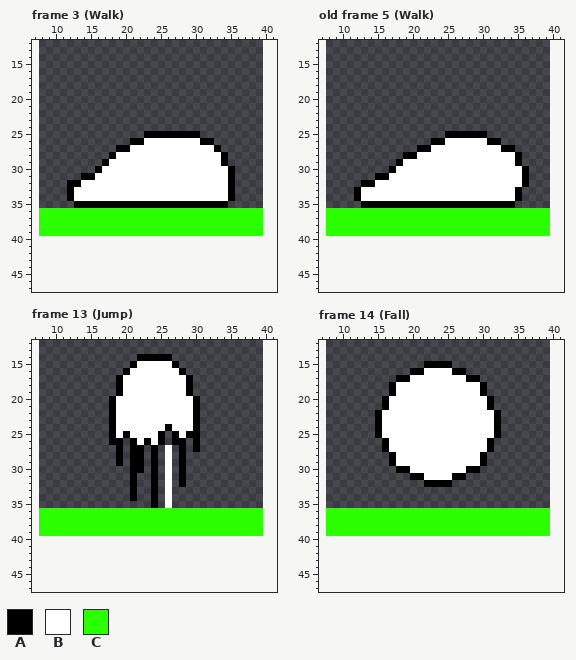
Two states of a pixel-art file, examples/platformer/assets/slime.ase. The first picture shows the starting point.
32x32 pixels, 15 frames. Shown: frame 3 (Walk): x 7..41, y 12..47; old frame 5 (Walk): x 7..41, y 12..47; frame 13 (Jump): x 7..41, y 12..47; frame 14 (Fall): x 7..41, y 12..47. The old version is drawn lined up with the new one, on the new canvas. The commit also changed other frames, which this record leaves out.
Visible layers, top first: "Blob", "Ground".
Palette (. is transparent): A #000000  B #ffffff  C #2cff00
Pixels before, frame 3 (Walk), first column x 8:
25 ...............AAAAAAAA.........
26 .............AABBBBBBBBAA.......
27 ...........AABBBBBBBBBBBBA......
28 ..........ABBBBBBBBBBBBBBBA.....
29 .........ABBBBBBBBBBBBBBBBA.....
30 ........ABBBBBBBBBBBBBBBBBBA....
31 ......AABBBBBBBBBBBBBBBBBBBA....
32 ....AABBBBBBBBBBBBBBBBBBBBBA....
33 ....ABBBBBBBBBBBBBBBBBBBBBBA....
34 ....ABBBBBBBBBBBBBBBBBBBBBBA....
35 .....AAAAAAAAAAAAAAAAAAAAAA.....
36 CCCCCCCCCCCCCCCCCCCCCCCCCCCCCCCC
37 CCCCCCCCCCCCCCCCCCCCCCCCCCCCCCCC
38 CCCCCCCCCCCCCCCCCCCCCCCCCCCCCCCC
39 CCCCCCCCCCCCCCCCCCCCCCCCCCCCCCCC
Pixels before, old frame 5 (Walk), first column x 8:
25 .................AAAAAA.........
26 ...............AABBBBBBAA.......
27 .............AABBBBBBBBBBAA.....
28 ...........AABBBBBBBBBBBBBBA....
29 ..........ABBBBBBBBBBBBBBBBA....
30 .........ABBBBBBBBBBBBBBBBBBA...
31 .......AABBBBBBBBBBBBBBBBBBBA...
32 .....AABBBBBBBBBBBBBBBBBBBBBA...
33 ....ABBBBBBBBBBBBBBBBBBBBBBA....
34 ....ABBBBBBBBBBBBBBBBBBBBBBA....
35 .....AAAAAAAAAAAAAAAAAAAAAA.....
36 CCCCCCCCCCCCCCCCCCCCCCCCCCCCCCCC
37 CCCCCCCCCCCCCCCCCCCCCCCCCCCCCCCC
38 CCCCCCCCCCCCCCCCCCCCCCCCCCCCCCCC
39 CCCCCCCCCCCCCCCCCCCCCCCCCCCCCCCC
Pixels before, frame 13 (Jump), first column x 8:
14 ..............AAAAA.............
15 .............ABBBBBA............
16 ............ABBBBBBBA...........
17 ...........ABBBBBBBBBA..........
18 ...........ABBBBBBBBBA..........
19 ...........ABBBBBBBBBA..........
20 ..........ABBBBBBBBBBBA.........
21 ..........ABBBBBBBBBBBA.........
22 ..........ABBBBBBBBBBBA.........
23 ..........ABBBBBBBBBBBA.........
24 ..........ABBBBBBBABBBA.........
25 ..........ABABBBBA.ABAA.........
26 ..........AA.ABABA.AA.A.........
27 ...........A.AA.A.B.A.A.........
28 ...........A.AA.A.B.A...........
29 ...........A.AA.A.B.A...........
30 .............AA.A.B.A...........
31 .............A..A.B.A...........
32 .............A..A.B.A...........
33 .............A..A.B.............
34 .............A..A.B.............
35 ................A.B.............
36 CCCCCCCCCCCCCCCCCCCCCCCCCCCCCCCC
37 CCCCCCCCCCCCCCCCCCCCCCCCCCCCCCCC
38 CCCCCCCCCCCCCCCCCCCCCCCCCCCCCCCC
39 CCCCCCCCCCCCCCCCCCCCCCCCCCCCCCCC
Pixels before, frame 14 (Fall), first column x 8:
15 ..............AAAA..............
16 ............AABBBBAA............
17 ..........AABBBBBBBBAA..........
18 .........ABBBBBBBBBBBBA.........
19 .........ABBBBBBBBBBBBA.........
20 ........ABBBBBBBBBBBBBBA........
21 ........ABBBBBBBBBBBBBBA........
22 .......ABBBBBBBBBBBBBBBBA.......
23 .......ABBBBBBBBBBBBBBBBA.......
24 .......ABBBBBBBBBBBBBBBBA.......
25 .......ABBBBBBBBBBBBBBBBA.......
26 ........ABBBBBBBBBBBBBBA........
27 ........ABBBBBBBBBBBBBBA........
28 .........ABBBBBBBBBBBBA.........
29 .........ABBBBBBBBBBBBA.........
30 ..........AABBBBBBBBAA..........
31 ............AABBBBAA............
32 ..............AAAA..............
33 ................................
34 ................................
35 ................................
36 CCCCCCCCCCCCCCCCCCCCCCCCCCCCCCCC
37 CCCCCCCCCCCCCCCCCCCCCCCCCCCCCCCC
38 CCCCCCCCCCCCCCCCCCCCCCCCCCCCCCCC
39 CCCCCCCCCCCCCCCCCCCCCCCCCCCCCCCC
Once edited:
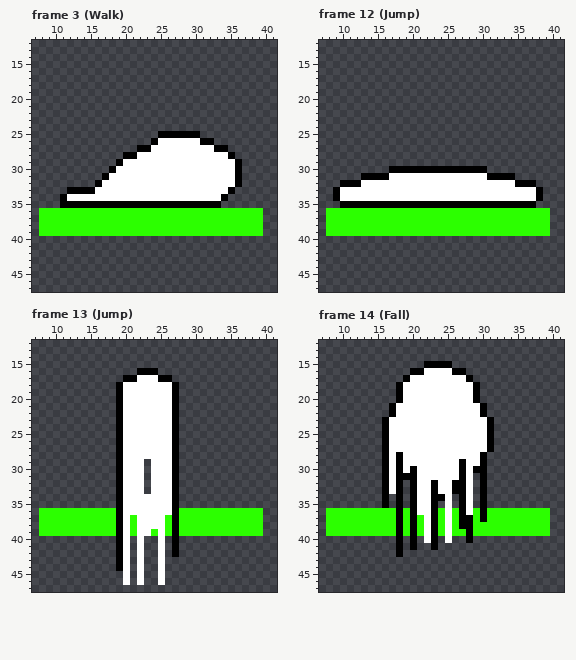
A new or re-ordered frame is compared with the old frame closest to it.
What changed:
canvas 32x32 -> 48x48, the old top-left corner now at 8,8
frames re-ordered
Changed rows in their new state; - is an unchanged pixel.
Frame 3 (Walk):
first column x 11:
25 ------------..------------
26 ----------...A------------
27 --------...AA----------A--
28 -------..AA------------BA-
29 ------..A--------------BBA
30 -----..A----------------BA
31 ---...A-----------------BA
32 -....A------------------BA
33 --AAA---------------------
34 AB---------------------A.-
35 AA---------------------.--
Frame 12 (Jump) against old frame 5 (Walk):
first column x 9:
25 ----------------......--------
26 --------------..........------
27 ------------..............----
28 ----------.................---
29 ---------..................---
30 ---------AAAAAAAAAAAAA......--
31 ----AA----------------AAAA..--
32 -AAABB--------------------A-A-
33 ABBB----------------------BBBA
34 ABBB----------------------BBBA
35 -AAA----------------------AAA-
Frame 13 (Jump):
first column x 18:
14 ----.....----
15 ---.......---
16 --..AAA....--
17 -.AA---AA...-
18 ---------A..-
19 ---------A..-
20 .A-------A...
21 .A-------A...
22 .A-------A...
23 .A-------A...
24 .A------BA...
25 .AB----BB-...
26 .-BB-B-BB-.-.
27 --BBBBBB-A.-.
28 --BBBBBB-A.--
29 --BBB-BB-A.--
30 -ABBB-BB-A.--
31 -ABBB-BB-A.--
32 -ABBB-BB-A.--
33 -ABBB-BB-A---
34 -ABBBBBB-A---
35 -ABBBBBB-A---
36 -ABBBBBBBA---
37 -AB-BBBB-A---
38 -AB-BBBB-A---
39 -AB-BB-B-A---
40 -AB-B--B-A---
41 -AB-B--B-A---
42 -AB-B--B-A---
43 -AB-B--B-----
44 -AB-B--B-----
45 --B-B--B-----
46 --B-B--B-----
Frame 14 (Fall):
first column x 15:
17 ---.----------.---
18 --.A----------A.--
19 --.A----------A.--
20 -..A----------A..-
21 -.A------------A.-
22 ..A------------A..
23 .A--------------A.
24 .A--------------A.
25 .A--------------A.
28 -ABA--------------
29 -ABA--------A-----
30 -AB-BA------AB-A--
31 -ABAA-B----B-B-A--
32 -ABA-ABB-BBAAB-A--
33 -ABA-ABBABBAAB-A--
34 -A-A-ABBAAB-AB-A--
35 -A-A-ABBA-B-AB-A--
36 ---A-ABBA-B-AB-A--
37 ---A-A-BA-B-AA-A--
38 ---A-A-BA-B-AA----
39 ---A-A-BA-B--A----
40 ---A-A-BA-B--A----
41 ---A-A--A---------
42 ---A--------------
Boxes around the changes in both pictures, in picture pixels (x1, y1, x2, y2):
changed: (60, 131, 158, 208)
changed: (221, 145, 242, 208)
changed: (333, 131, 543, 208)
changed: (109, 354, 200, 585)
changed: (375, 375, 501, 557)
